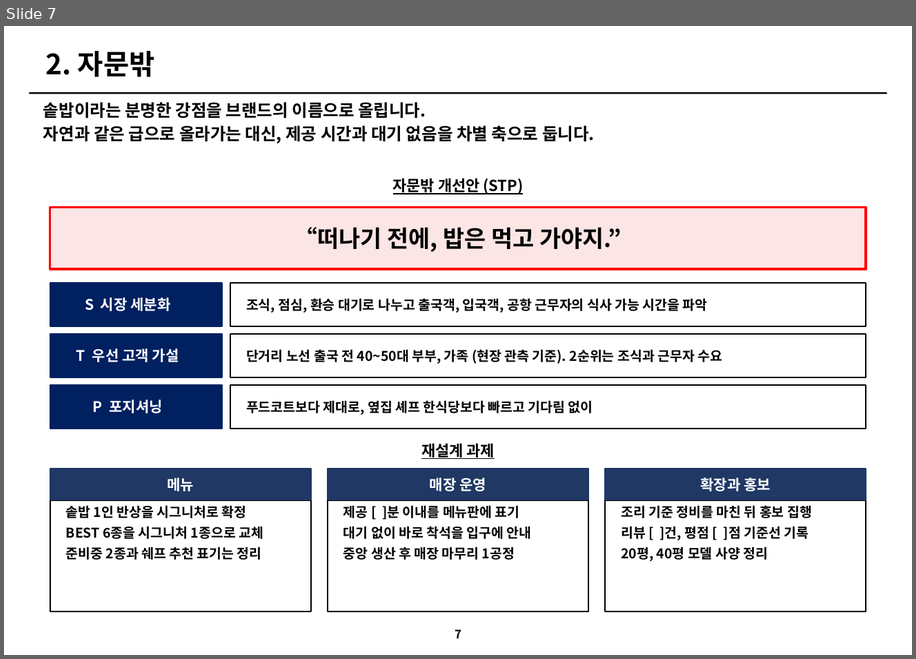
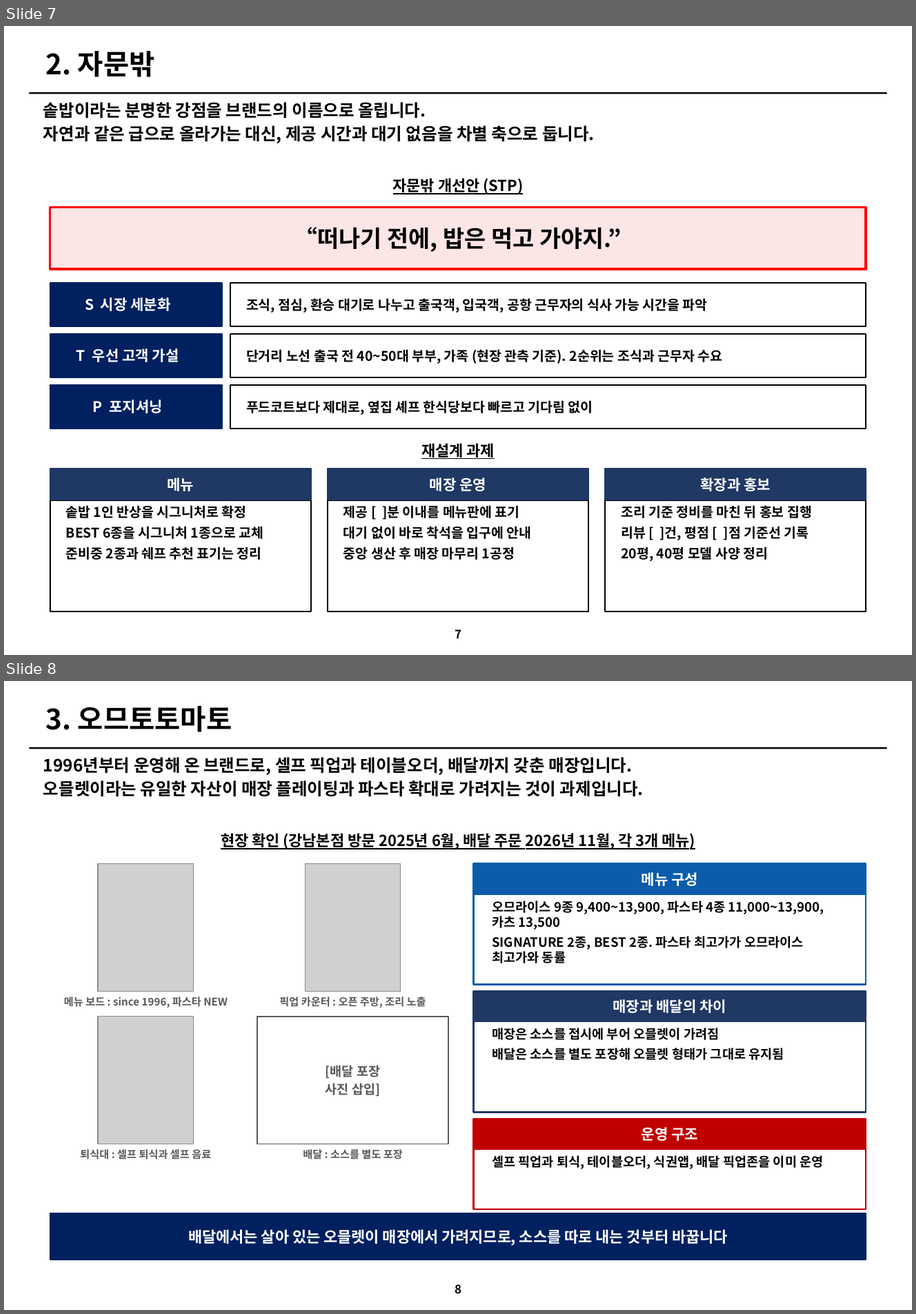
Before and after one commit to grandnim-wq/Claude, a slide deck: 아모제_3개브랜드_개선전략_v3.pptx. Shown one above the other, each under a label of ours: slide 7 before the commit, slides 7 and 8 after it. The pictures are 916x659 and 916x1314 pixels, drawn with LibreOffice and Linux fonts; fonts in the diff are those of the drawing; grey boxes stand for pictures. Boxes give left, top, right and bottom in pixels: in the first picture for what was removed or moved away, otherwise in the second. Text is boxed around its words. In the diff, an @@ line names an element or a change of style, - is before the commit and + after.

```diff
--- a/아모제_3개브랜드_개선전략_v3.pptx
+++ b/아모제_3개브랜드_개선전략_v3.pptx
@@ slide 8 added at (4,681,912,1310), background #FFFFFF; not listed: 1 template element that a slide beside it also shows @@
@@ title added at (46,706,232,732), 24 pt, text #000000, bold @@
+3. 오므토토마토
@@ text added at (43,757,644,797), 14.5 pt, text #000000, bold @@
+1996년부터 운영해 온 브랜드로, 셀프 픽업과 테이블오더, 배달까지 갖춘 매장입니다.
+오믈렛이라는 유일한 자산이 매장 플레이팅과 파스타 확대로 가려지는 것이 과제입니다.
@@ text added at (221,831,695,850), 13 pt, text #000000, bold, underline @@
+현장 확인 (강남본점 방문 2025년 6월, 배달 주문 2026년 11월, 각 3개 메뉴)
@@ picture added at (98,864,194,991) @@
@@ picture added at (305,864,401,991) @@
@@ rectangle added at (473,864,866,894), fill #0B5CAB, outline #0B5CAB 1.5 pt @@
@@ text added at (642,872,698,886), 12.5 pt, text #FFFFFF, bold @@
+메뉴 구성
@@ rectangle added at (473,894,866,985), fill #FFFFFF, outline #0B5CAB 1.5 pt @@
@@ text added at (492,900,824,963), 11 pt, text #000000, bold @@
+오므라이스 9종 9,400~13,900, 파스타 4종 11,000~13,900, 카츠 13,500
+SIGNATURE 2종, BEST 2종. 파스타 최고가가 오므라이스 최고가와 동률
@@ text added at (64,996,228,1007), 9 pt, text #595959, bold @@
+메뉴 보드 : since 1996, 파스타 NEW
@@ text added at (279,996,426,1007), 9 pt, text #595959, bold @@
+픽업 카운터 : 오픈 주방, 조리 노출
@@ rectangle added at (473,991,866,1021), fill #1F3864, outline #1F3864 1.5 pt @@
@@ text added at (613,999,726,1013), 12.5 pt, text #FFFFFF, bold @@
+매장과 배달의 차이
@@ picture added at (98,1016,194,1144) @@
@@ rectangle added at (257,1016,448,1144), fill #FFFFFF, outline #595959 1 pt @@
@@ rectangle added at (473,1021,866,1112), fill #FFFFFF, outline #1F3864 1.5 pt @@
@@ text added at (492,1027,784,1060), 11 pt, text #000000, bold @@
+매장은 소스를 접시에 부어 오믈렛이 가려짐
+배달은 소스를 별도 포장해 오믈렛 형태가 그대로 유지됨
@@ text added at (326,1065,380,1096), 11 pt, text #595959, bold @@
+[배달 포장
+사진 삽입]
@@ rectangle added at (473,1118,866,1149), fill #C00000, outline #C00000 1.5 pt @@
@@ text added at (642,1127,698,1141), 12.5 pt, text #FFFFFF, bold @@
+운영 구조
@@ text added at (80,1149,211,1159), 9 pt, text #595959, bold @@
+퇴식대 : 셀프 퇴식과 셀프 음료
@@ text added at (303,1149,403,1159), 9 pt, text #595959, bold @@
+배달 : 소스를 별도 포장
@@ rectangle added at (473,1149,866,1210), fill #FFFFFF, outline #C00000 1.5 pt @@
@@ text added at (492,1155,823,1169), 11 pt, text #000000, bold @@
+셀프 픽업과 퇴식, 테이블오더, 식권앱, 배달 픽업존을 이미 운영
@@ rectangle added at (50,1214,866,1259), fill #002060, outline #002060 1 pt @@
@@ text added at (188,1229,727,1245), 13 pt, text #FFFFFF, bold @@
+배달에서는 살아 있는 오믈렛이 매장에서 가려지므로, 소스를 따로 내는 것부터 바꿉니다
@@ page number added at (455,1284,461,1294), 10 pt, text #000000, bold @@
+8
```
Also in this commit, not shown: 5 slides changed, 5 other files.
